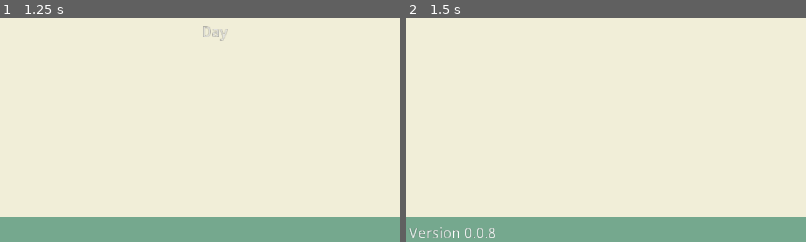
Above: before the commit, frames 1-2 (left to right).
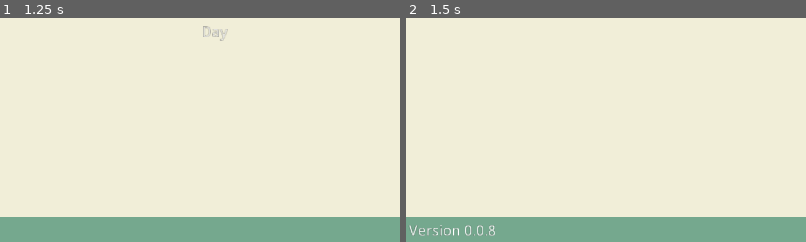
Above: after the commit, the same moments.

Repository: hobbesjaap/wellbeingapp
Game: Godot game, scene res://start_screen.tscn
The game is run twice, just before and just after one commit, with the same random seed, the same clock (stepped at 60 frames per second) and the same inputs.
Inputs (mouse positions are % of the whole screen's width and height, from its top left):
- Up to frame 1 (1.25 s): click (41, 31) at 0.52 s; type "Alex" at 0.6 s
- Up to frame 2 (1.5 s): click "OK" at 1.25 s
The pictures show only the part of the screen within x 0-50%, y 50-100%; the shares and areas given below are measured in that part.

Frame 1 is identical in both runs. In frame 2, 0.4% of the frame differs, in the area x 0-23%, y 92-99%.

Commit message:
updated README file

Diff:
--- a/godot/project.godot
+++ b/godot/project.godot
@@ -28,7 +28,7 @@
 window/size/height=720
 window/energy_saving/keep_screen_on=false
 window/stretch/mode="2d"
-window/stretch/aspect="expand"
+window/stretch/aspect="keep_width"
 
 [gui]
 
--- a/godot/start_menu.tscn
+++ b/godot/start_menu.tscn
@@ -81,7 +81,7 @@
 margin_top = 11.0
 margin_right = 185.0
 margin_bottom = 42.0
-text = "Poofaces are cool"
+text = "All your base are belong to us"
 
 [node name="HTTPRequest" type="HTTPRequest" parent="."]
 
@@ -89,9 +89,9 @@
 anchor_top = 1.0
 anchor_bottom = 1.0
 margin_left = 5.0
-margin_top = -25.0
+margin_top = -29.0
 margin_right = 1280.0
-margin_bottom = 5.0
+margin_bottom = 1.0
 text = "Version"
 
 [connection signal="pressed" from="MarginContainer/GridContainer/button_open_github" to="MarginContainer/GridContainer/button_open_github" method="_on_button_open_github_pressed"]
--- a/godot/start_screen.tscn
+++ b/godot/start_screen.tscn
@@ -40,11 +40,15 @@
 [node name="start_menu" parent="UI/top_container/menus_container" instance=ExtResource( 3 )]
 
 [node name="user_details" parent="UI/top_container/menus_container" instance=ExtResource( 2 )]
+visible = false
 
 [node name="daily_prompts" parent="UI/top_container/menus_container" instance=ExtResource( 4 )]
+visible = false
 
 [node name="bottom_bar" type="Panel" parent="UI"]
-margin_top = 680.0
-margin_right = 1280.0
-margin_bottom = 720.0
+anchor_top = 1.0
+anchor_right = 1.0
+anchor_bottom = 1.0
+margin_top = -40.0
+rect_min_size = Vector2( 0, 40 )
 custom_styles/panel = SubResource( 2 )
Not shown, changed: README.md
